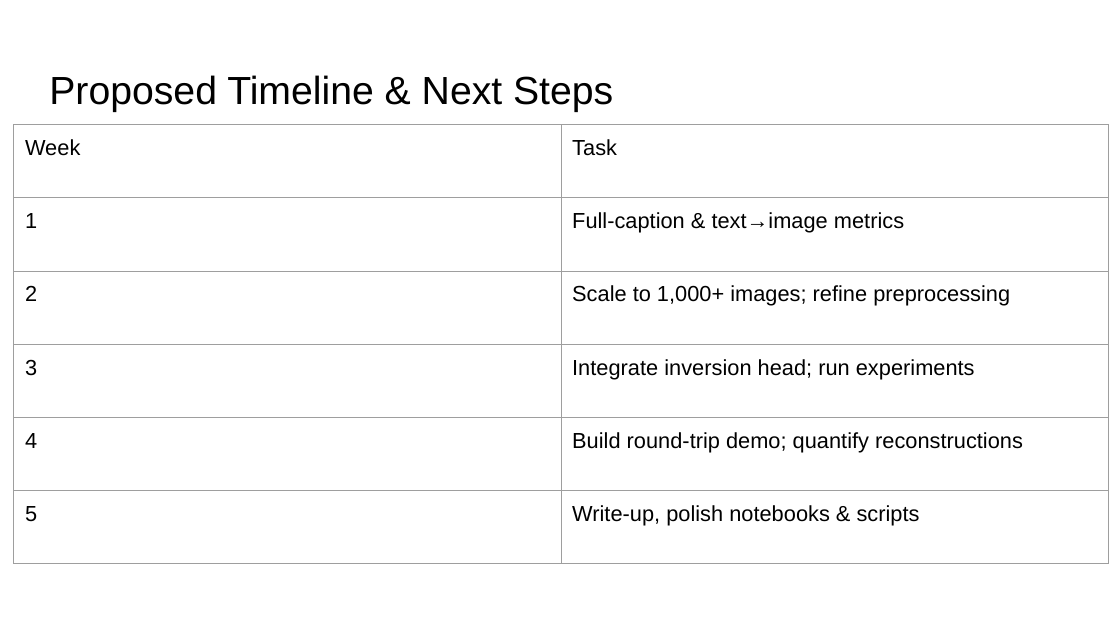
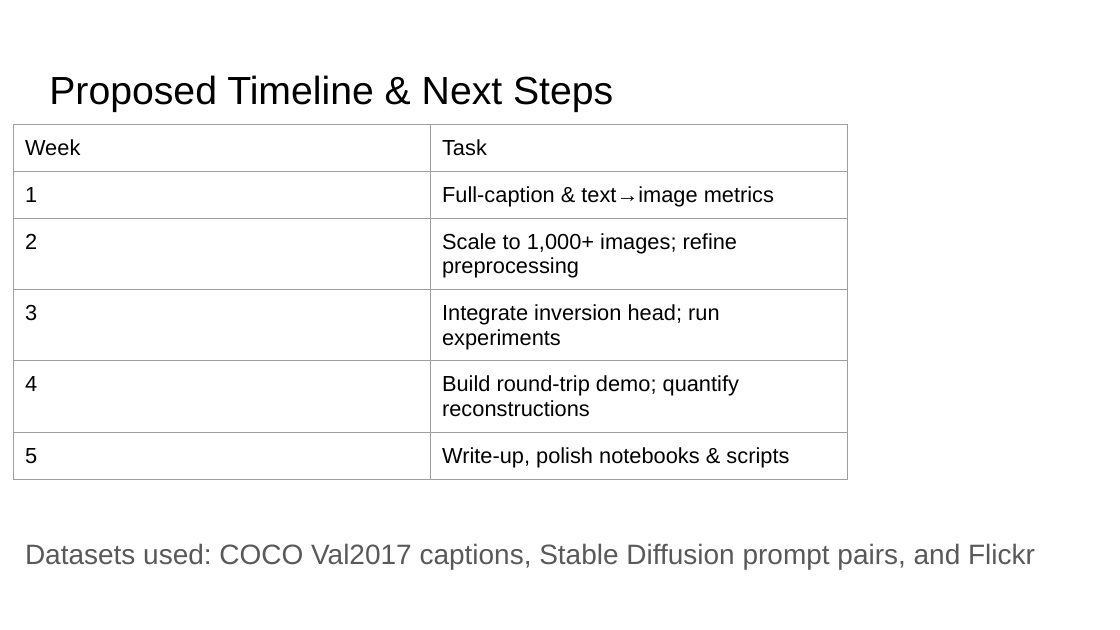
Before and after one commit to stephenebert/Springboard, a slide deck: slide 5 of Capstone/step4/slides/Springboard Step 4 slides.pptx. Drawn at 1120x630 pixels with LibreOffice and Linux fonts; fonts in the diff are those of the drawing. Boxes give left, top, right and bottom in pixels: in the first picture for what was removed or moved away, otherwise in the second. Text is boxed around its words. In the diff, an @@ line names an element or a change of style, - is before the commit and + after.

```diff
--- a/Capstone/step4/slides/Springboard Step 4 slides.pptx
+++ b/Capstone/step4/slides/Springboard Step 4 slides.pptx
@@ table: place and size @@
-table at [13,124,1109,530]
+table at [13,124,847,492]
@@ text added at [25,543,1035,569], 18 pt, text #595959 @@
+Datasets used: COCO Val2017 captions, Stable Diffusion prompt pairs, and Flickr
```
